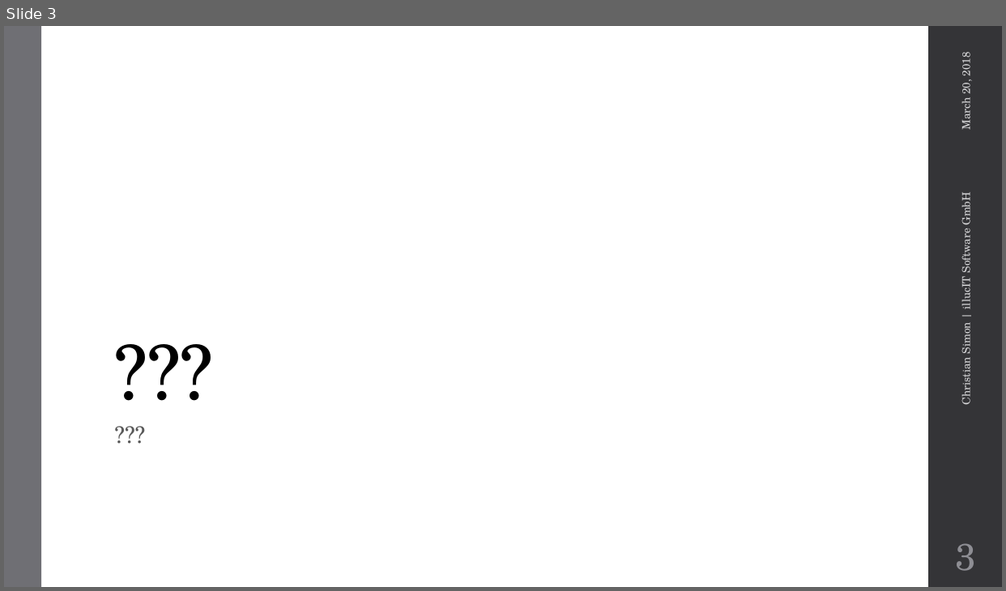
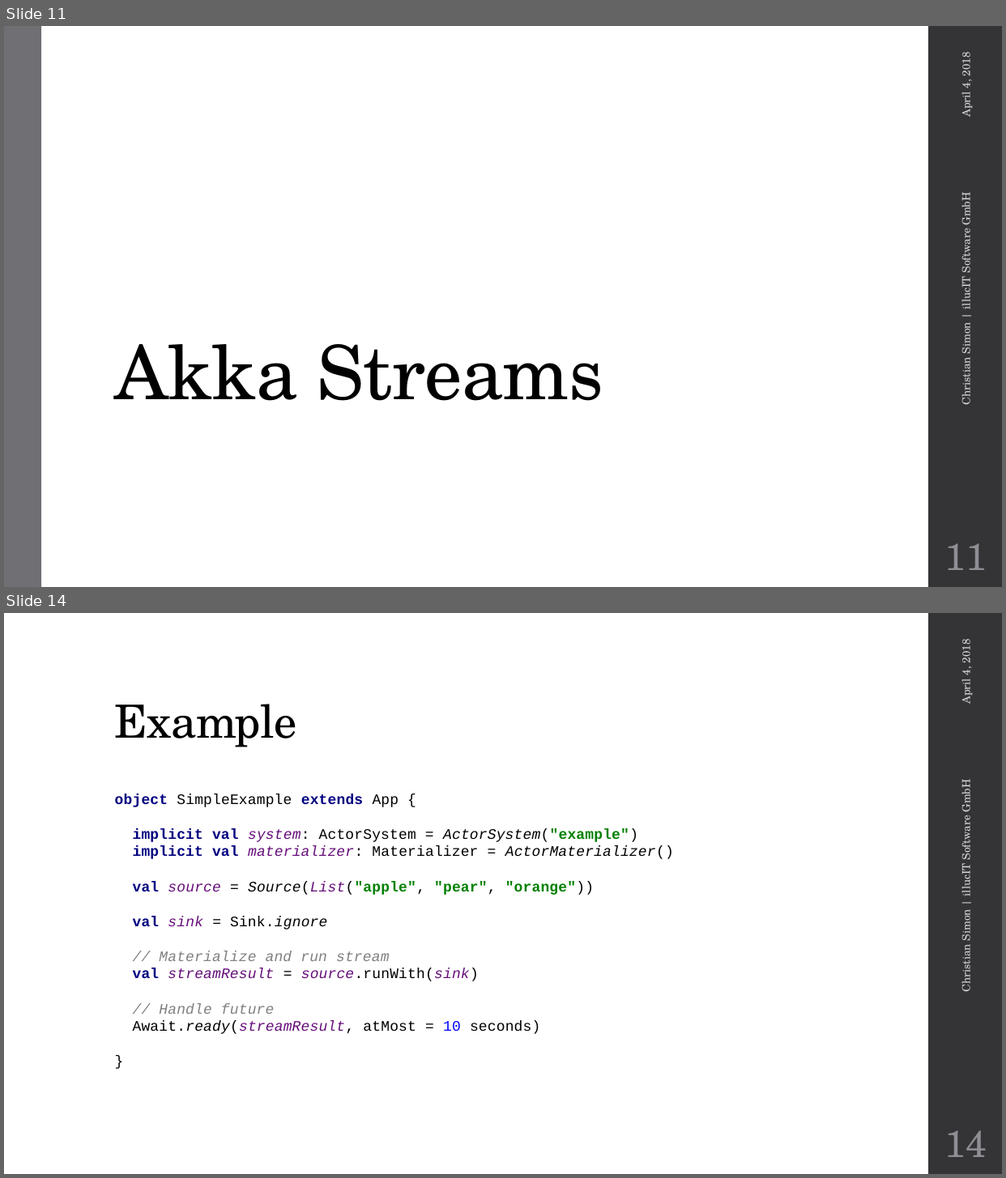
Before and after one commit to metaxmx/IntroductionToAkkaStreams, a slide deck: Introduction to Akka Streams.pptx. Shown one above the other, each under a label of ours: slide 3 before the commit, slides 11 and 14 after it; the slides between them are not shown. The pictures are 1006x591 and 1006x1178 pixels, drawn with LibreOffice and Linux fonts; fonts in the diff are those of the drawing; background and template pictures are left out. Boxes give left, top, right and bottom in pixels: in the first picture for what was removed or moved away, otherwise in the second. Text is boxed around its words. In the diff, an @@ line names an element or a change of style, - is before the commit and + after.

Commit message:
Akka Streams presentation

```diff
--- a/Introduction to Akka Streams.pptx
+++ b/Introduction to Akka Streams.pptx
@@ slide 14 added at (x1=4, y1=613, x2=1002, y2=1174), background #FFFFFF; not listed: 1 template element that a slide beside it also shows @@
@@ text added at (x1=957, y1=641, x2=974, y2=704), 10.5 pt, text #D9D9DB @@
+April 4, 2018
@@ title added at (x1=115, y1=704, x2=297, y2=747), 44 pt, text #000000 @@
+Example
@@ text added at (x1=957, y1=782, x2=974, y2=991), 10.5 pt, text #D9D9DB @@
+Christian Simon | illucIT Software GmbH
@@ text added at (x1=115, y1=794, x2=674, y2=1034), 14 pt, text #000000 @@
+object SimpleExample extends App {
+implicit val system: ActorSystem = ActorSystem("example")
+implicit val materializer: Materializer = ActorMaterializer()
+val source = Source(List("apple", "pear", "orange"))
+val sink = Sink.ignore
+// Materialize and run stream
+val streamResult = source.runWith(sink)
+// Handle future
+Await.ready(streamResult, atMost = 10 seconds)
+}
@@ page number added at (x1=945, y1=1131, x2=987, y2=1157), 36 pt, text #8E8E94 @@
+14
@@ what was slide 3 is now slide 11 @@
@@ slide 11 changed as well @@
@@ text at (x1=957, y1=54, x2=974, y2=117): text changed @@
-March 20, 2018
+April 4, 2018
@@ title at (x1=115, y1=344, x2=603, y2=401): text changed @@
-???
+Akka Streams
@@ text removed at (x1=108, y1=419, x2=879, y2=557) @@
-???
@@ page number at (x1=945, y1=544, x2=987, y2=570): text changed @@
-3
+11
```
Also in this commit, not shown: 4 other slides changed, 19 other slides added, 13 other files.
